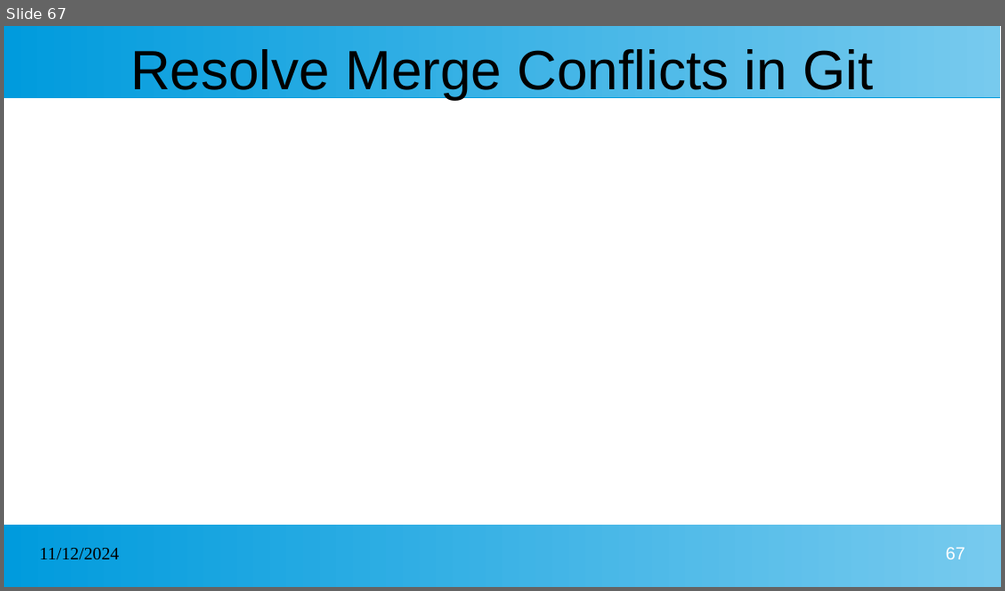
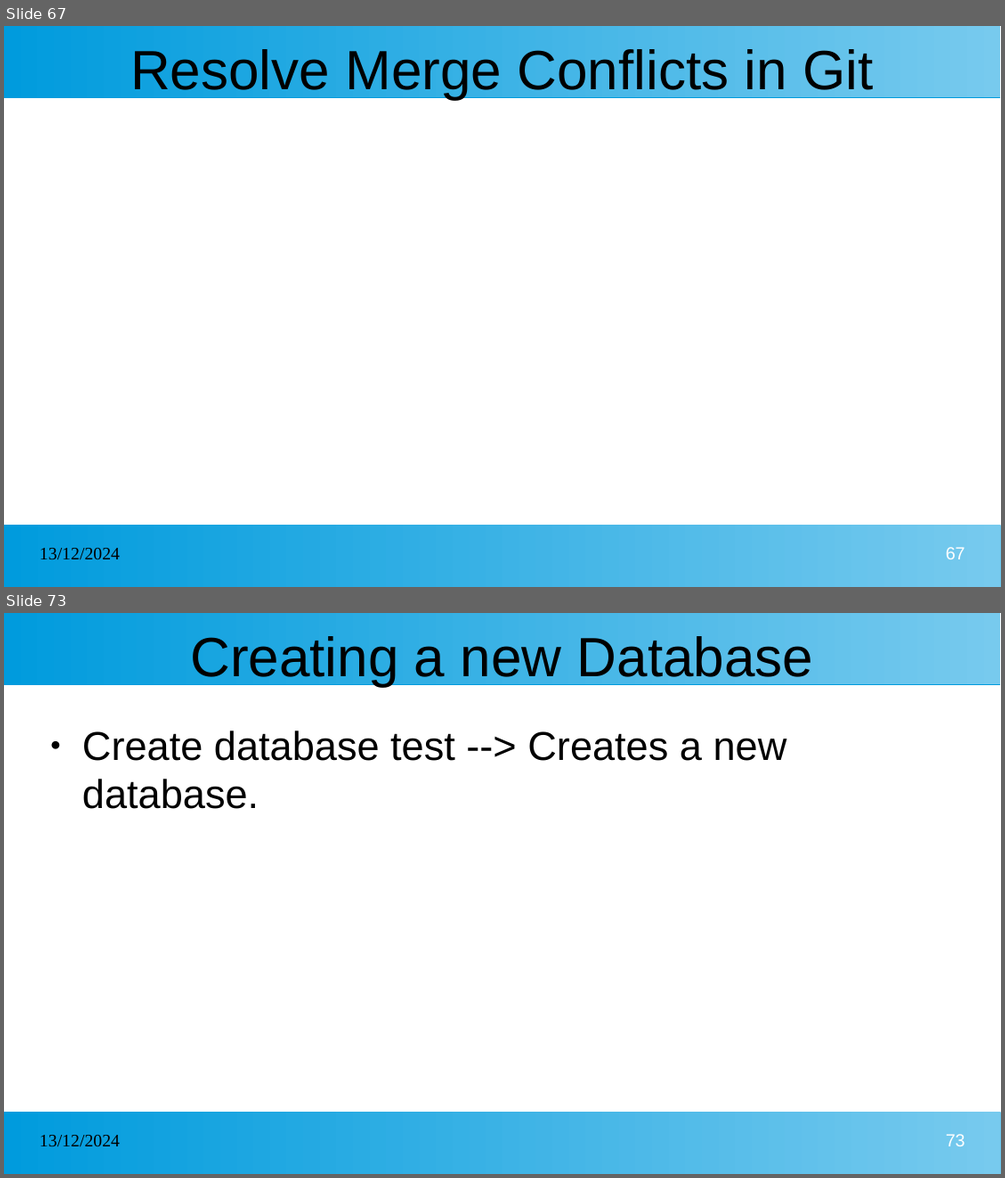
Before and after one commit to kcharankumar/MLA_Java_Arya, a slide deck: MLA Java Arya 1st week.pptx. Shown one above the other, each under a label of ours: slide 67 before the commit, slides 67 and 73 after it; the slides between them are not shown. The pictures are 1005x591 and 1005x1178 pixels, drawn with LibreOffice and Linux fonts; fonts in the diff are those of the drawing. Boxes give left, top, right and bottom in pixels: in the first picture for what was removed or moved away, otherwise in the second. Text is boxed around its words. In the diff, an @@ line names an element or a change of style, - is before the commit and + after.

```diff
--- a/MLA Java Arya 1st week.pptx
+++ b/MLA Java Arya 1st week.pptx
@@ slide 73 added at bbox=[4, 613, 1001, 1174], background #FFFFFF; not listed: 2 template elements that a slide beside it also shows @@
@@ title added at bbox=[190, 636, 814, 686], 44 pt, text #000000 @@
+Creating a new Database
@@ text added at bbox=[82, 730, 787, 809], 32 pt, text #000000 @@
+● Create database test --> Creates a new database.
@@ text added at bbox=[40, 1135, 120, 1147], 14 pt, text #000000 @@
+13/12/2024
@@ page number added at bbox=[946, 1134, 965, 1146], 14 pt, text #FFFFFF @@
+73
@@ slide 67 changed as well @@
@@ text at bbox=[40, 548, 120, 560]: text changed @@
-11/12/2024
+13/12/2024
```
Also in this commit, not shown: 66 other slides changed, 38 other slides added.
